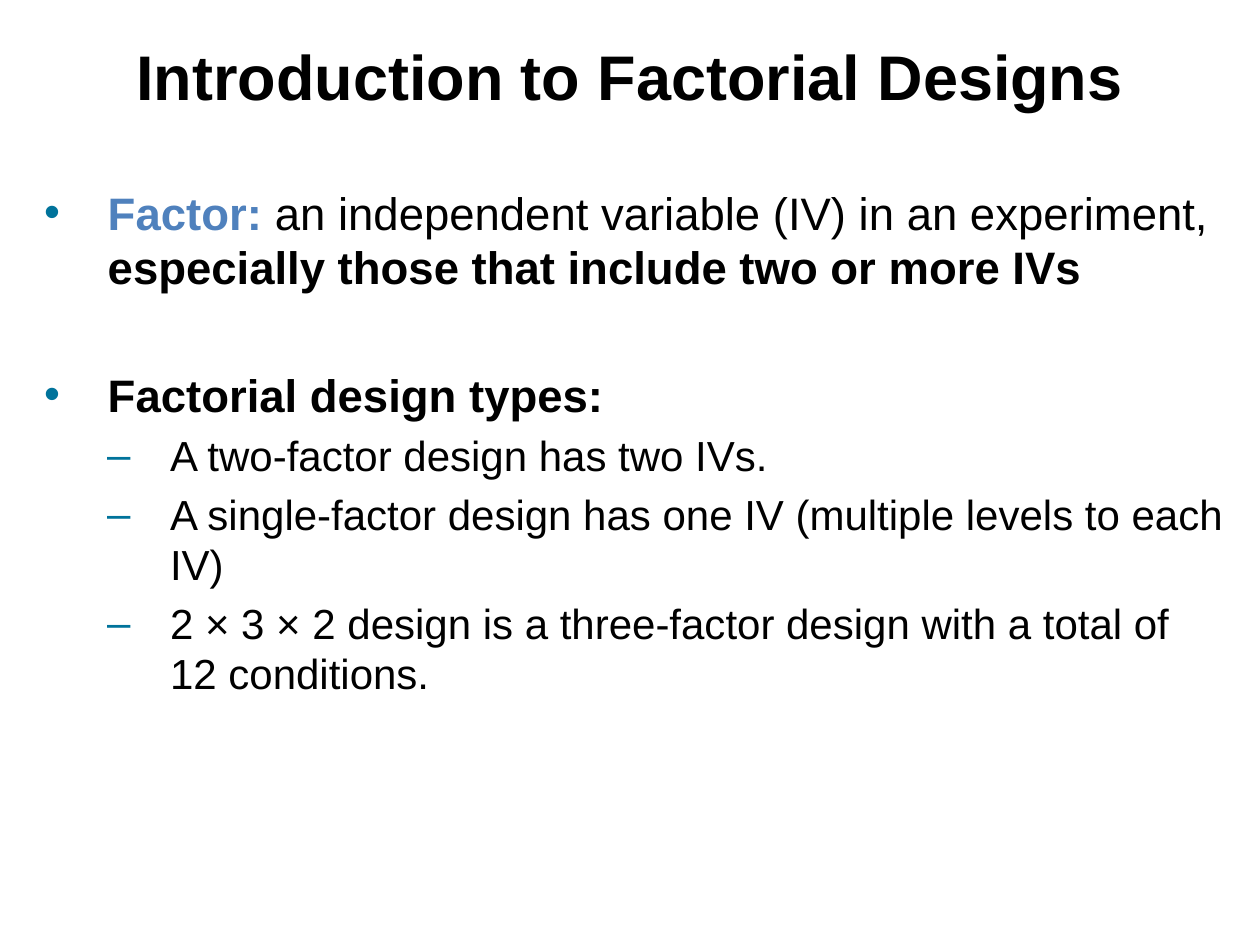
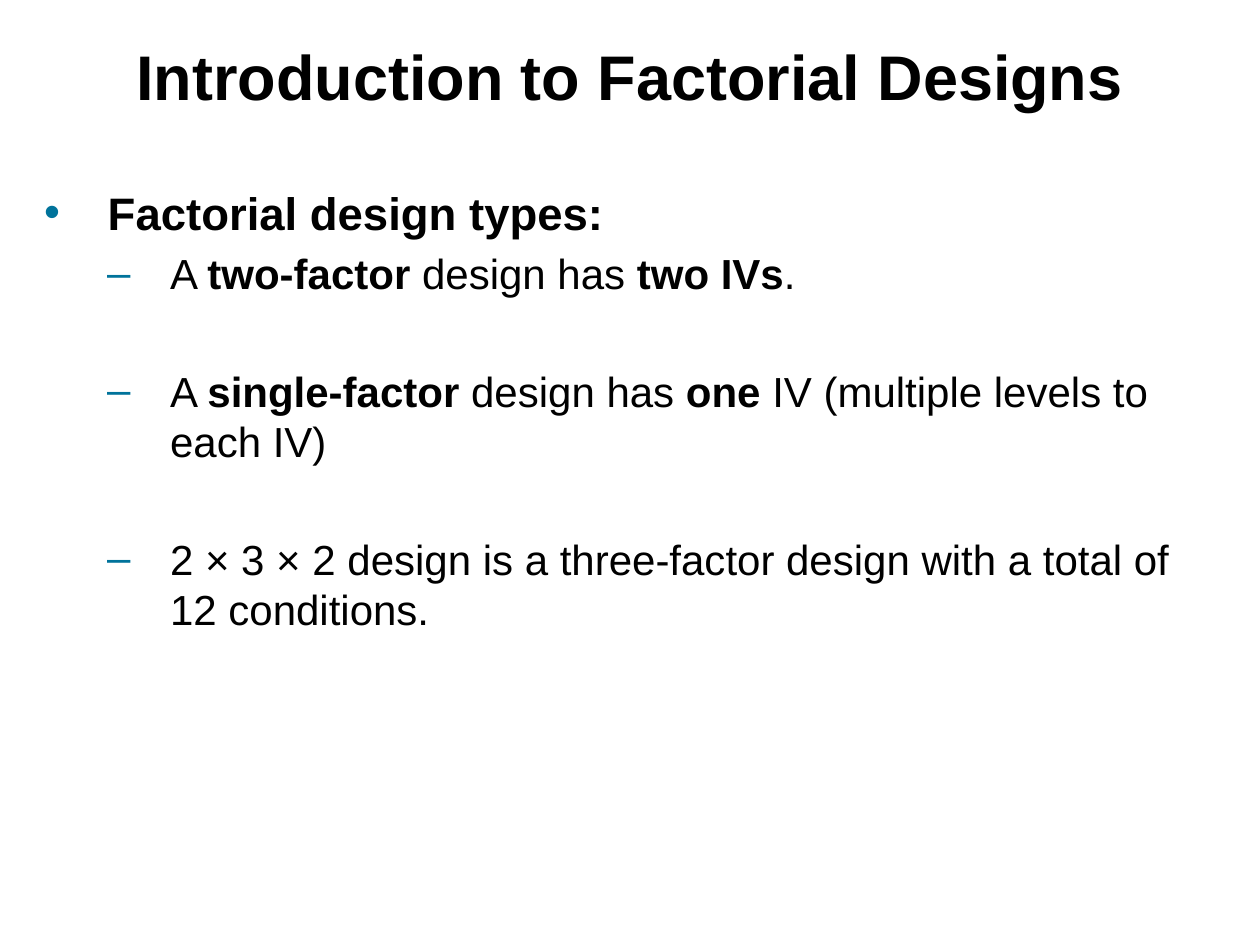
Before and after one commit to npm27/Teaching-Materials, a slide deck: slide 3 of Research Methods/Slides/Chapter 11.pptx. Drawn at 1260x945 pixels with LibreOffice and Linux fonts; fonts in the diff are those of the drawing. Boxes give left, top, right and bottom in pixels: in the first picture for what was removed or moved away, otherwise in the second. Text is boxed around its words. In the diff, an @@ line names an element or a change of style, - is before the commit and + after.

```diff
--- a/Research Methods/Slides/Chapter 11.pptx
+++ b/Research Methods/Slides/Chapter 11.pptx
@@ text at [108, 197, 1208, 294]: paragraph removed @@
-• Factor: an independent variable (IV) in an experiment, especially those that include two or more IVs
@@ text at [170, 258, 1148, 466]: bold on in "two-factor two IVs.", "single-factor one" @@
```
Also in this commit, not shown: 1 other slide changed, 3 slides added.
